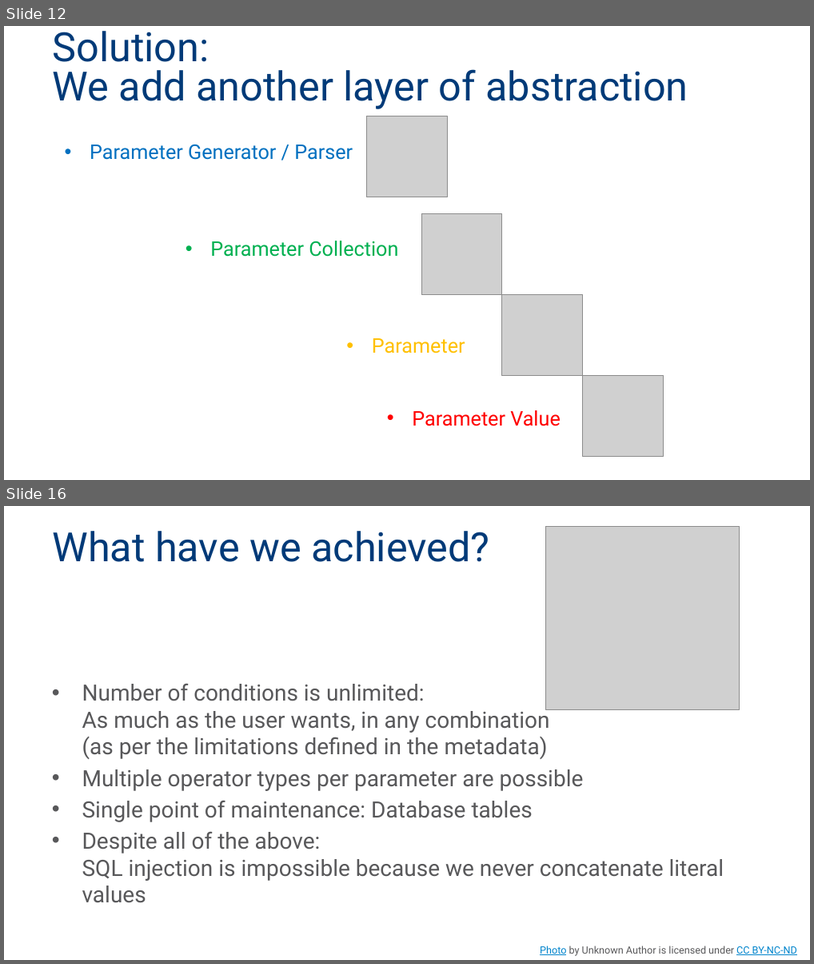
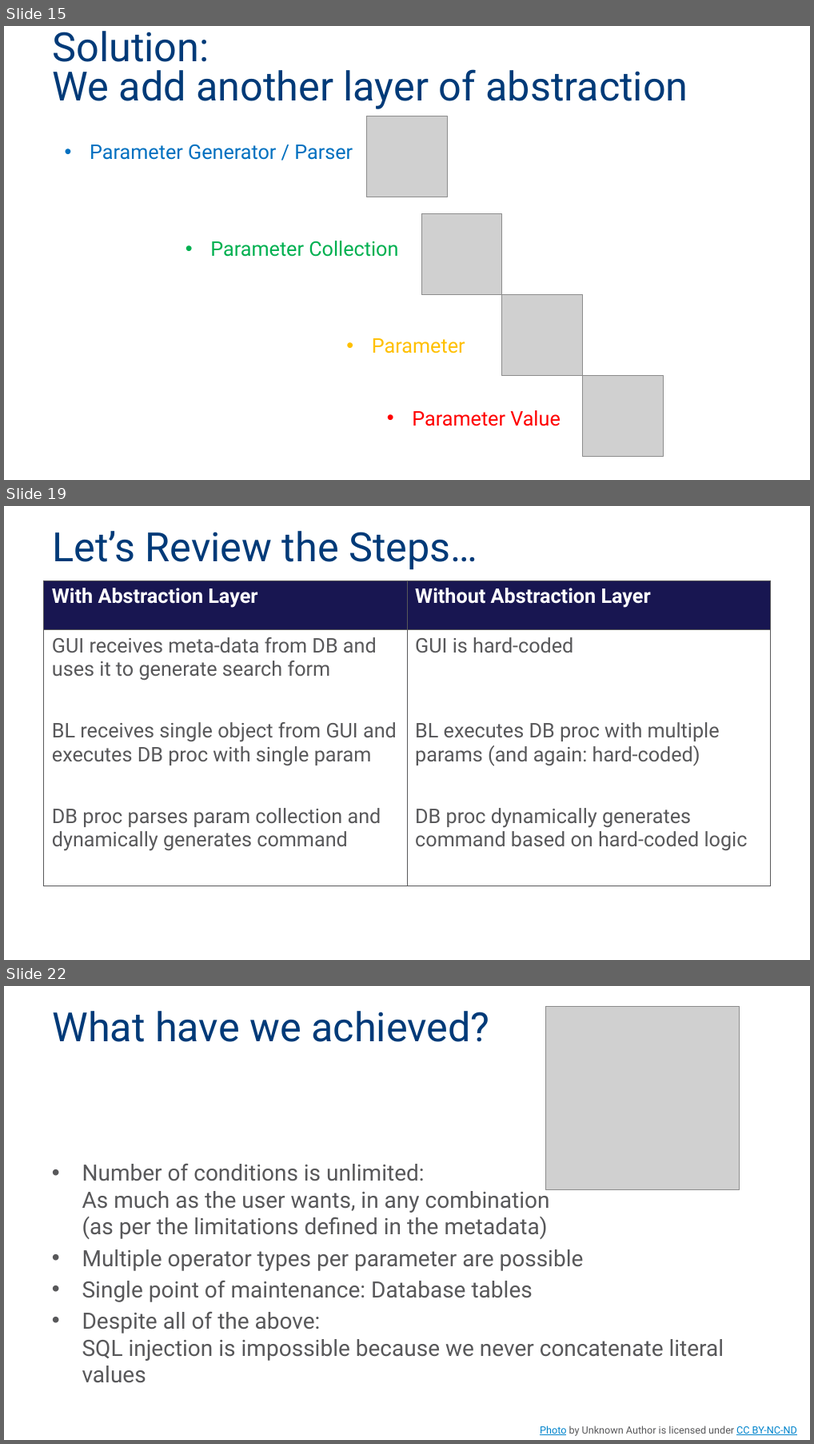
Before and after one commit to MadeiraData/DynamicFilters, a slide deck: DynamicFilters.pptx. Shown one above the other, each under a label of ours: slides 12 and 16 before the commit, slides 15, 19 and 22 after it; the slides between them are not shown. The pictures are 814x964 and 814x1444 pixels, drawn with LibreOffice and Linux fonts; fonts in the diff are those of the drawing; grey boxes stand for pictures; background and template pictures are left out. Boxes give left, top, right and bottom in pixels: in the first picture for what was removed or moved away, otherwise in the second. Text is boxed around its words. In the diff, an @@ line names an element or a change of style, - is before the commit and + after.

```diff
--- a/DynamicFilters.pptx
+++ b/DynamicFilters.pptx
@@ slide 19 added at (4, 506, 810, 960), background #FFFFFF @@
@@ title added at (52, 531, 478, 570), 36 pt, text #003A78 @@
+Let’s Review the Steps…
@@ table added at (43, 580, 771, 885), 4 rows, 2 columns @@
+With Abstraction Layer | Without Abstraction Layer
+GUI receives meta-data from DB and uses it to generate search form | GUI is hard-coded
+BL receives single object from GUI and executes DB proc with single param | BL executes DB proc with multiple params (and again: hard-coded)
+DB proc parses param collection and dynamically generates command | DB proc dynamically generates command based on hard-coded logic
@@ what was slide 12 is now slide 15 @@
@@ what was slide 16 is now slide 22 @@
```
Also in this commit, not shown: 7 slides changed, 6 other slides added, 1 slide removed, 6 other files.
